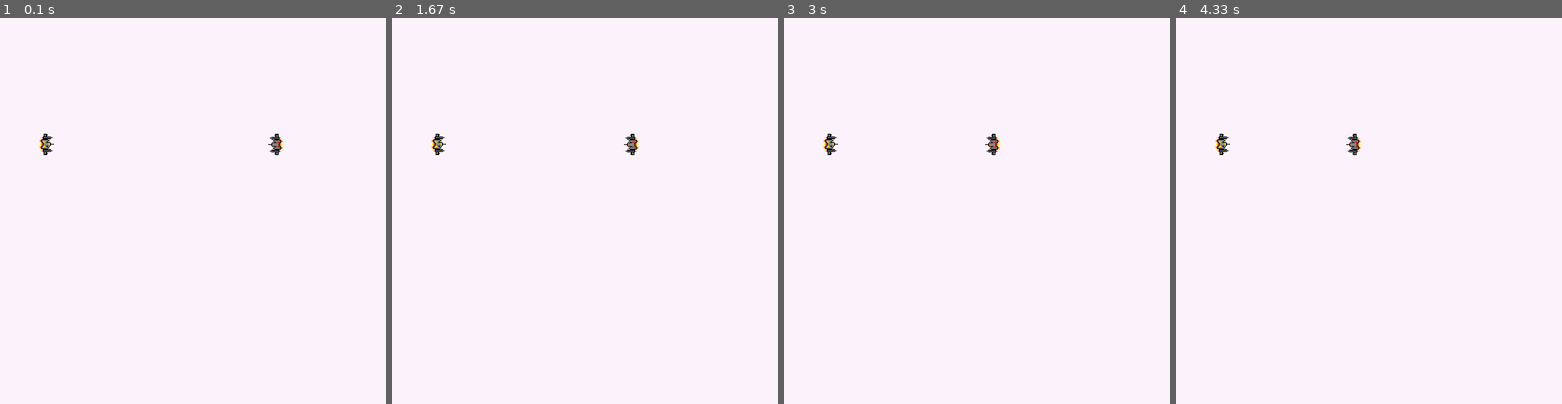
Above: before the commit, frames 1-4 (left to right).
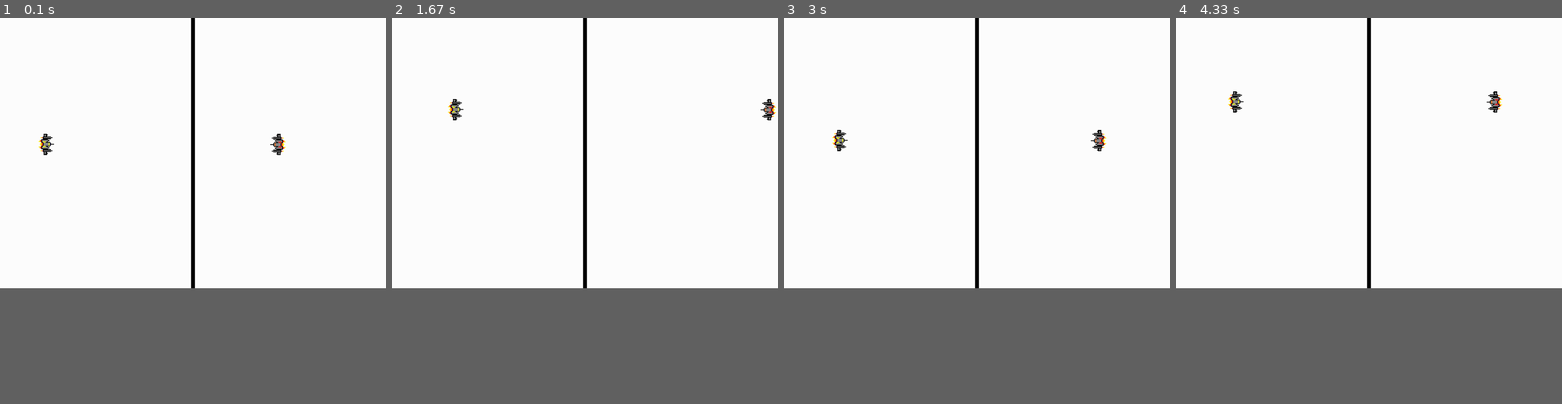
Above: after the commit, the same moments.

Repository: 100percentBAKA/python-pygame
Game: pygame game, started from python-shooter-game/shooter.py
The game is run twice, just before and just after one commit, with the same random seed, the same clock (stepped at 60 frames per second) and the same inputs.
Inputs:
- Up to frame 1 (0.1 s): no input
- Up to frame 2 (1.67 s): hold A 0.33-0.8 s; hold Right 0.33-0.8 s; hold Right 0.83-1.3 s; hold D 0.83-1.3 s; hold Up 1.33-1.63 s; hold W 1.33-1.63 s
- Up to frame 3 (3 s): hold Right 1.67-2.13 s; hold D 1.67-2.13 s; hold Left 2.17-2.7 s; hold A 2.17-2.7 s; hold Down from 2.73 s (still down); hold S from 2.73 s (still down)
- Up to frame 4 (4.33 s): release Down at 3.03 s; release S at 3.03 s; hold Left 3.07-3.47 s; hold A 3.07-3.47 s; hold Up 3.5-3.87 s; hold W 3.5-3.87 s; hold Right from 3.9 s (still down); hold D from 3.9 s (still down)
In our replay, the window is 900x900 before the commit and 900x630 after it. These sizes can differ from the game's own. Grey fills any space a smaller window leaves; there, only what the larger window draws over its background counts as a difference.

The runs differ from the first frame. In frame 1, 0.9% of the frame differs, in the area x 49-74%, y 0-70%; in frame 2, 1.3%, in the area x 10-100%, y 0-70%; in frame 3, 1.3%; in frame 4, 1.3%.

Commit message:
Added Spaceship Movements

Diff:
--- a/python-shooter-game/shooter.py
+++ b/python-shooter-game/shooter.py
@@ -2,9 +2,13 @@
 import os # taking the help of OS to define the paths to game assets
 
 # game constants
-WIDTH, HEIGHT = 1000, 1000
+WIDTH, HEIGHT = 1000, 700
 FPS = 60
+VEL = 5 ### velocity
+WHITE = ((255, 255, 255))
+BLACK = ((0, 0, 0))
 SPACESHIP_WIDTH, SPACESHIP_HEIGHT = 55, 40
+SCREEN_SEPARATOR = pygame.Rect(WIDTH//2 - 5, 0, 10, HEIGHT)
 
 YELLOW_SPACESHIP_IMAGE = pygame.image.load(os.path.join("python-shooter-game", "Assets", "spaceship_yellow.png"))
 YELLOW_SPACESHIP = pygame.transform.rotate(pygame.transform.scale(YELLOW_SPACESHIP_IMAGE, (SPACESHIP_WIDTH, SPACESHIP_HEIGHT)), 90)
@@ -15,9 +19,35 @@
 WIN = pygame.display.set_mode((WIDTH, HEIGHT))
 pygame.display.set_caption("Space Shooter")
 
+def yellow_handle_movement(keys_pressed, yellow):
+
+    if keys_pressed[pygame.K_a] and yellow.x - VEL > 0: ### a --> LEFT
+        yellow.x -= VEL
+    elif keys_pressed[pygame.K_d] and yellow.x + VEL < SCREEN_SEPARATOR.x - yellow.width: ### d --> RIGHT
+        yellow.x += VEL
+    elif keys_pressed[pygame.K_w] and yellow.y - VEL > 0: ### w --> DOWN
+        yellow.y -= VEL
+    elif keys_pressed[pygame.K_s] and yellow.y + VEL + yellow.height + 5 < HEIGHT: ### s --> UP
+        yellow.y += VEL
+
+def red_handle_movement(keys_pressed, red):
+
+    if keys_pressed[pygame.K_LEFT] and red.x - VEL > SCREEN_SEPARATOR.x + 25:
+        red.x -= VEL
+    elif keys_pressed[pygame.K_RIGHT] and red.x + VEL < WIDTH - (red.width - 15):
+        red.x += VEL
+    elif keys_pressed[pygame.K_UP] and red.y - VEL > 0:
+        red.y -= VEL
+    elif keys_pressed[pygame.K_DOWN] and red.y + VEL + red.height < HEIGHT:
+        red.y += VEL
+
+
 
 def draw_window(red, yellow):
-    WIN.fill((255, 245, 255))
+    WIN.fill(WHITE)
+
+    pygame.draw.rect(WIN, BLACK, SCREEN_SEPARATOR)
+
     ## use blit() for drawing surfaces (ex: text, images) onto screen
     WIN.blit(YELLOW_SPACESHIP, (yellow.x, yellow.y))
     WIN.blit(RED_SPACESHIP, (red.x, red.y))
@@ -43,7 +73,11 @@
             if events.type == pygame.QUIT:
                 running = False
 
-        red.x -= 1
+        keys_pressed = pygame.key.get_pressed() ### pygame.key.get_pressed() returns a list
+        yellow_handle_movement(keys_pressed, yellow) ### handling keys_pressed event for YELLOW_SPACESHIP
+        red_handle_movement(keys_pressed, red) ### handling keys_pressed event for RED_SPACESHIP
+
+        ### red.x -= 1
         draw_window(red, yellow)
 
 # call the main game function
